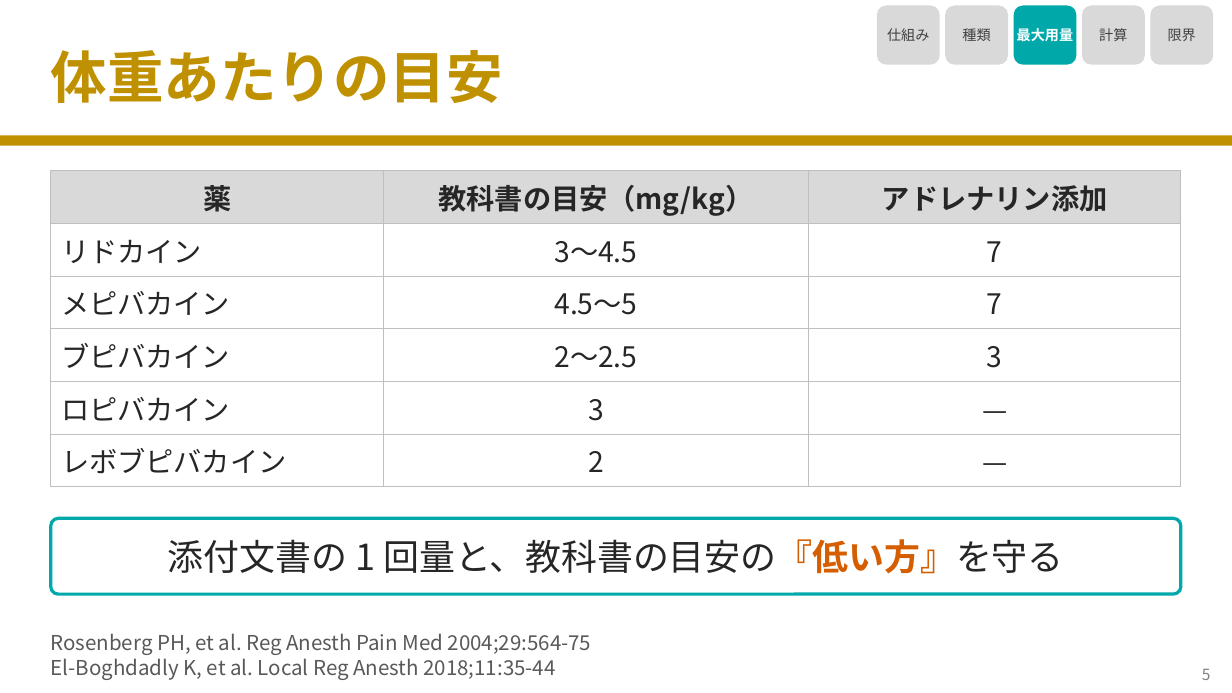
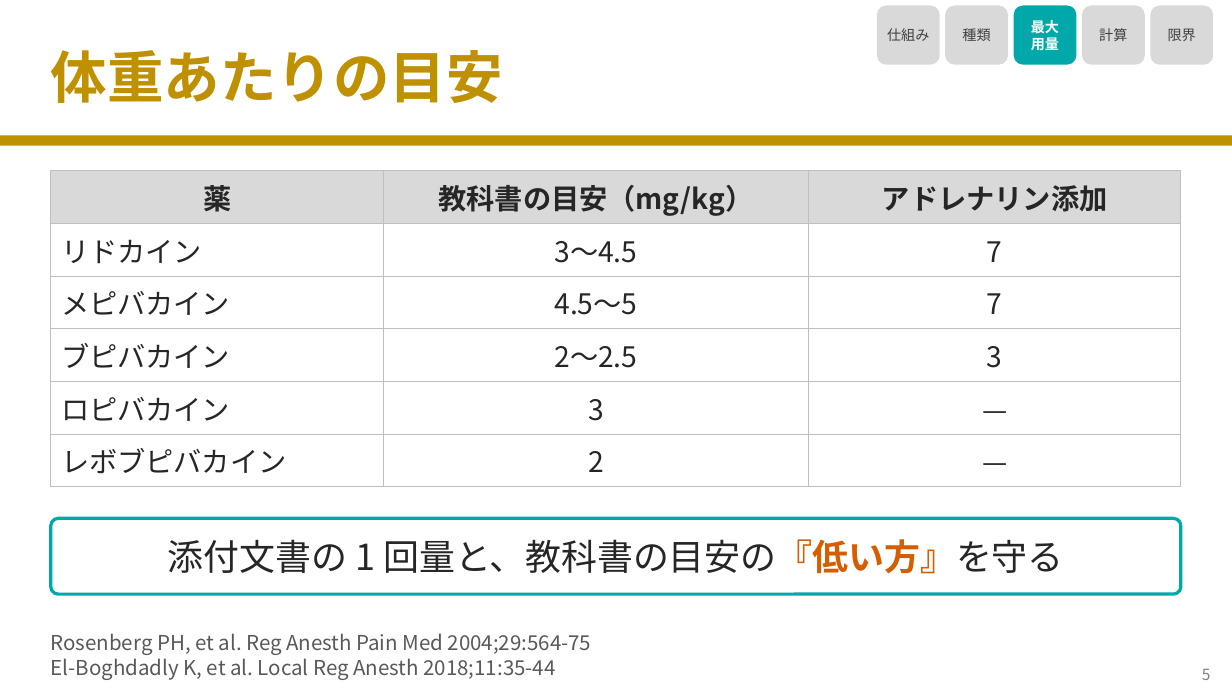
Before and after one commit to nobumitsu-3141/Anes-lecture, a slide deck: slide 6 of slides/3-11_local_anesthetics/3-11_local_anesthetics.pptx. Drawn at 1232x693 pixels with LibreOffice and Linux fonts; fonts in the diff are those of the drawing. Boxes give left, top, right and bottom in pixels: in the first picture for what was removed or moved away, otherwise in the second. Text is boxed around its words. In the diff, an @@ line names an element or a change of style, - is before the commit and + after.

```diff
--- a/slides/3-11_local_anesthetics/3-11_local_anesthetics.pptx
+++ b/slides/3-11_local_anesthetics/3-11_local_anesthetics.pptx
@@ text in rounded rectangle at [1031, 20, 1059, 53]: text changed @@
-最大用量
+最大
+用量
```
Also in this commit, not shown: 8 other slides changed, 7 other files.
